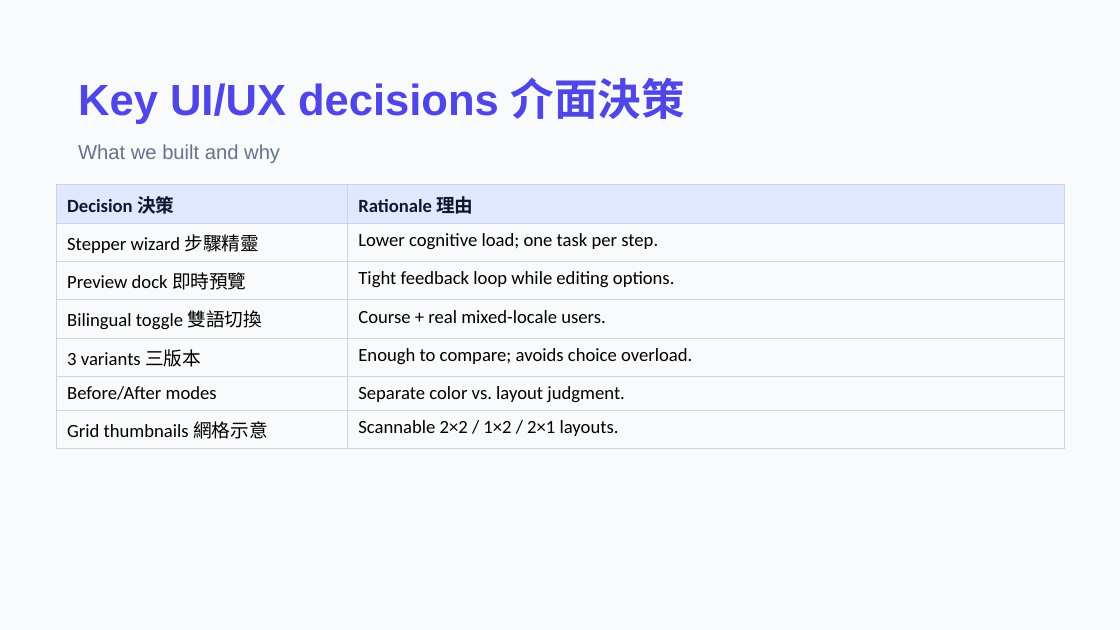
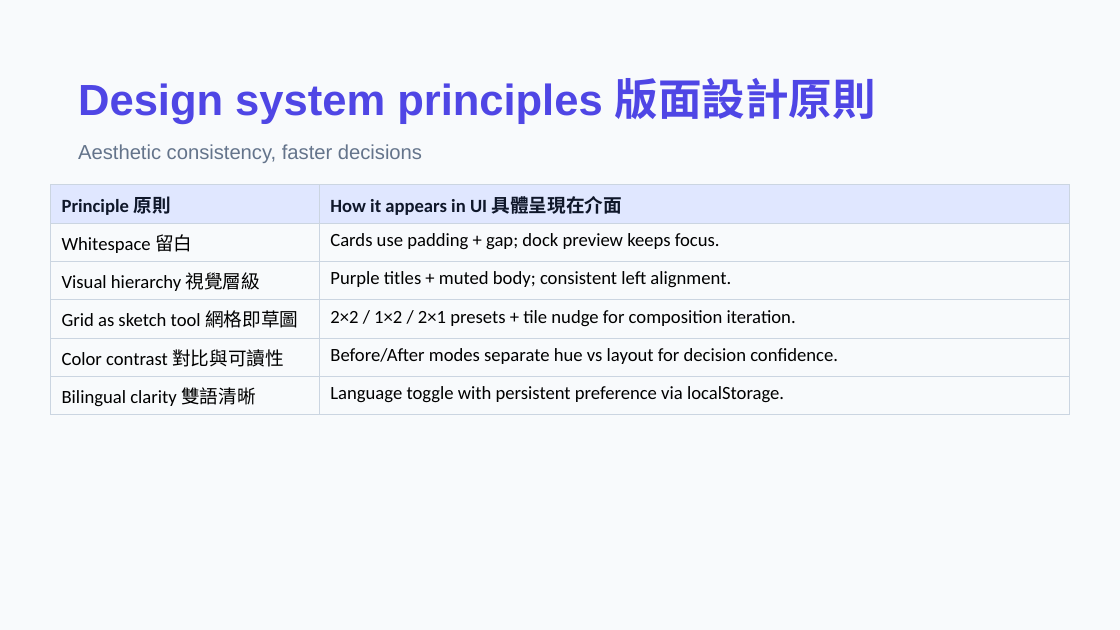
Before and after one commit to macaumonsoon/Portfolio-ReStyle-AI, a slide deck: slide 6 of presentation/Portfolio-ReStyle-AI-Design-Deck.pptx. Drawn at 1120x630 pixels with LibreOffice and Linux fonts; fonts in the diff are those of the drawing. Boxes give left, top, right and bottom in pixels: in the first picture for what was removed or moved away, otherwise in the second. Text is boxed around its words. In the diff, an @@ line names an element or a change of style, - is before the commit and + after.

```diff
--- a/presentation/Portfolio-ReStyle-AI-Design-Deck.pptx
+++ b/presentation/Portfolio-ReStyle-AI-Design-Deck.pptx
@@ text at <box>78,78,876,124</box>: text changed @@
-Key UI/UX decisions 介面決策
+Design system principles 版面設計原則
@@ text at <box>78,144,422,163</box>: text changed @@
-What we built and why
+Aesthetic consistency, faster decisions
@@ table at <box>50,185,1070,411</box> @@
-row 1: Decision 決策 | Rationale 理由
-row 2: Stepper wizard 步驟精靈 | Lower cognitive load; one task per step.
-row 3: Preview dock 即時預覽 | Tight feedback loop while editing options.
-row 4: Bilingual toggle 雙語切換 | Course + real mixed-locale users.
-row 5: 3 variants 三版本 | Enough to compare; avoids choice overload.
-row 6: Before/After modes | Separate color vs. layout judgment.
-row 7: Grid thumbnails 網格示意 | Scannable 2×2 / 1×2 / 2×1 layouts.
+row 1: Principle 原則 | How it appears in UI 具體呈現在介面
+row 2: Whitespace 留白 | Cards use padding + gap; dock preview keeps focus.
+row 3: Visual hierarchy 視覺層級 | Purple titles + muted body; consistent left alignment.
+row 4: Grid as sketch tool 網格即草圖 | 2×2 / 1×2 / 2×1 presets + tile nudge for composition iteration.
+row 5: Color contrast 對比與可讀性 | Before/After modes separate hue vs layout for decision confidence.
+row 6: Bilingual clarity 雙語清晰 | Language toggle with persistent preference via localStorage.
@@ table: place and size @@
-table at <box>56,185,1064,443</box>
+table at <box>50,185,1070,411</box>
```
Also in this commit, not shown: 5 other slides changed, 1 other file.
